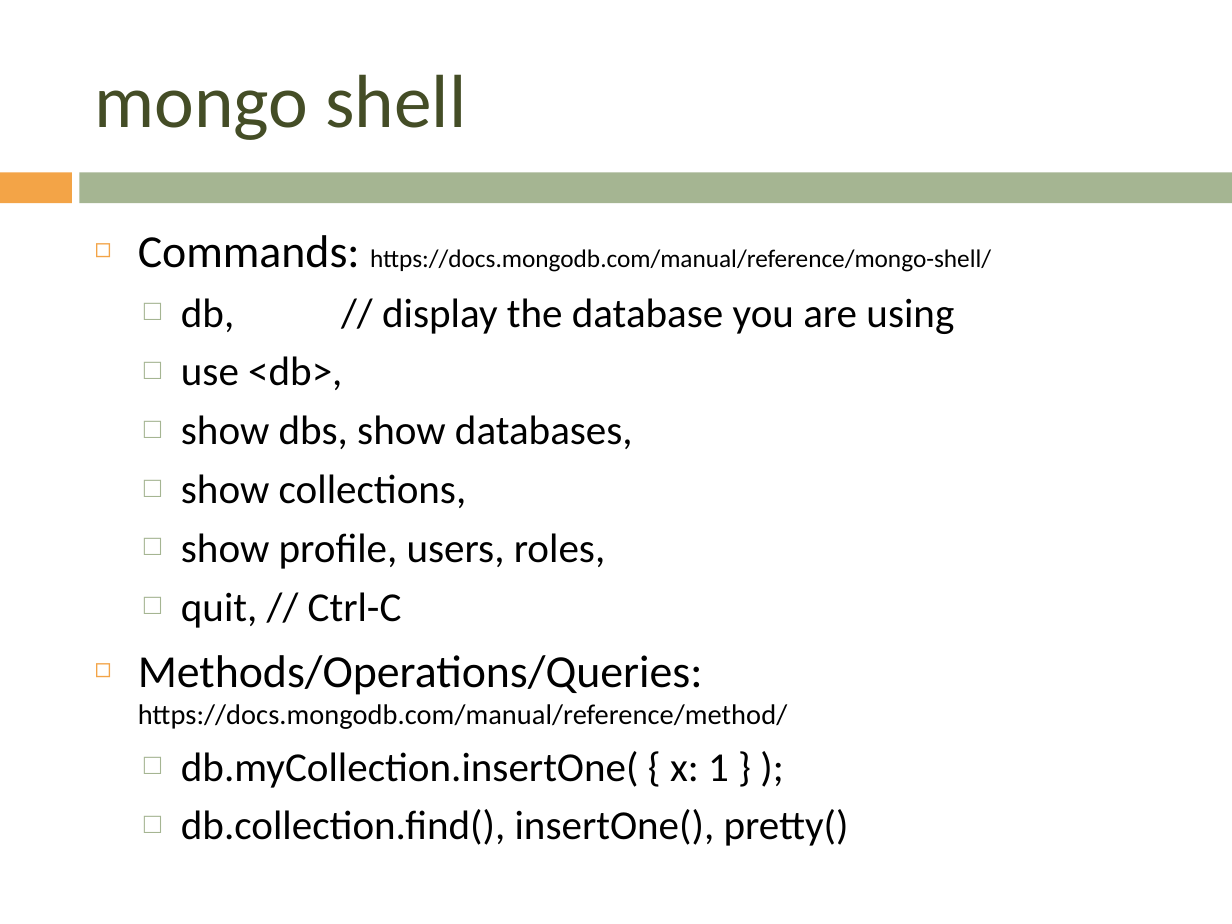
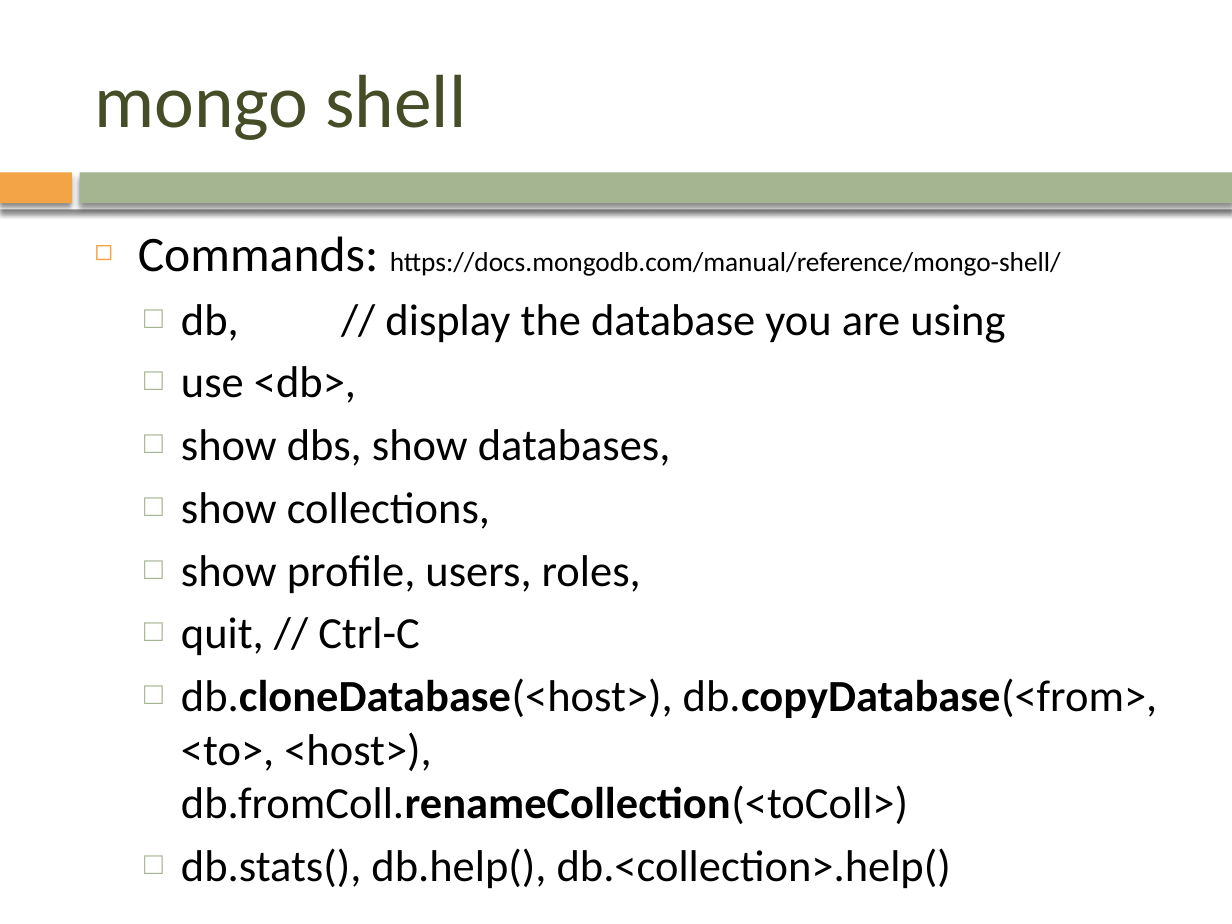
Before and after one commit to mrviit/notes, a slide deck: slide 32 of pp_template/nonsql/NoSQL.pptx. Drawn at 1232x924 pixels with LibreOffice and Linux fonts; fonts in the diff are those of the drawing; background and template pictures are left out. Boxes give left, top, right and bottom in pixels: in the first picture for what was removed or moved away, otherwise in the second. Text is boxed around its words. In the diff, an @@ line names an element or a change of style, - is before the commit and + after.

Commit message:
update mongo

```diff
--- a/pp_template/nonsql/NoSQL.pptx
+++ b/pp_template/nonsql/NoSQL.pptx
@@ rectangle at bbox=[0, 172, 71, 203]: shadow on @@
@@ rectangle added at bbox=[0, 166, 1232, 209], fill #FFFFFF @@
@@ rectangle at bbox=[80, 172, 1232, 203]: shadow on @@
@@ text at bbox=[138, 236, 1061, 656]: size 26.8 to 29 pt in "Commands:"; size 14.8 to 16 pt in "https://docs.mongodb.com/manual/reference/mongo-shell/"; size 24.1 to 26 pt in "db, // display the database you are ...", "use <db>,", "show dbs, show databases,", "show collections," and 2 more places @@
@@ text at bbox=[181, 678, 1158, 889]: text changed; size 24.1 to 26 pt @@
-◻ Methods/Operations/Queries: https://docs.mongodb.com/manual/reference/method/
-  □ db.myCollection.insertOne( { x: 1 } );
-  □ db.collection.find(), insertOne(), pretty()
+  □ db.cloneDatabase(<host>), db.copyDatabase(<from>, <to>, <host>), db.fromColl.renameCollection(<toColl>)
+  □ db.stats(), db.help(), db.<collection>.help()
```
Also in this commit, not shown: 34 other slides changed, 5 slides added, 1 slide removed, 1 other file.
